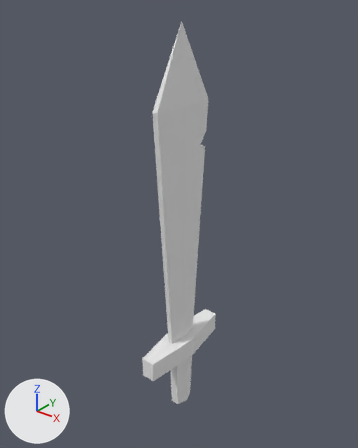
The Blender file Content/Weapons/WoodenSword/Meshes/SM_Sword_001.blend, before and after one commit.
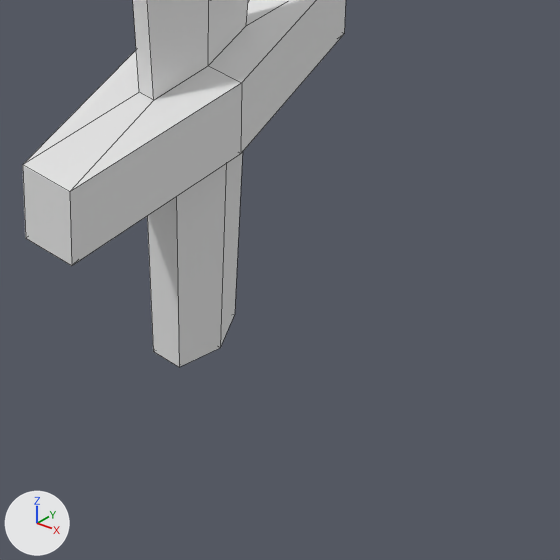
Each version is shown whole from a camera (50 mm lens) standing at (0.467, -0.591, 0.752) and looking at (-0.02, 0.018, 0.375), then close up on the part from 38% to 74% of the width and 72% to 100% of the height. Lighting does not change. The marker at lower left points along +X, +Y and +Z. The close-ups show mesh edges as thin lines.

In view in the first close-up: 'Sword'.
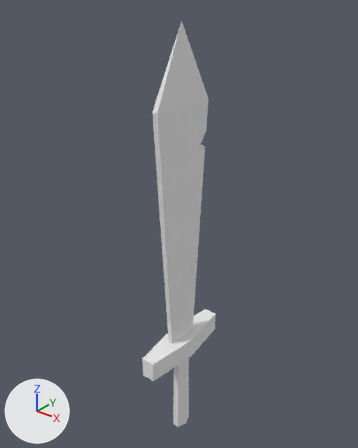
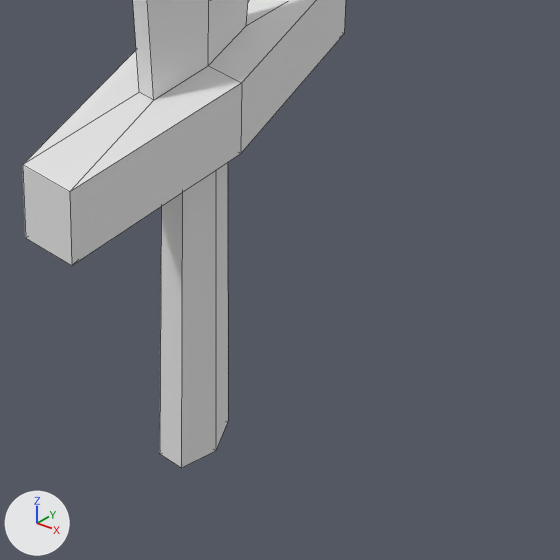
The newer file is also rescaled (x0.808), turned or shifted as a whole; pictures and numbers use the older file's frame.

What changed in the scene script:
```text
Change me_cylinder:
    where me_cylinder.from_pydata(...)  # 56 vertices, 60 faces; spans x -1.73..1.73, y -1.44..1.44, z 0.0..12.79
    used by ob_sword; location = (0.0, 0.0, 0.0); rotation_euler = (0.0, 0.0, -1.571), in degrees (0, 0, -90); scale = (0.0549, 0.0173, 0.0551)
    me_cylinder part 1
    me_cylinder.vertices[4].co: (0.44, -0.5, 2.13) -> (0.29, -0.33, 2.13)
    me_cylinder.vertices[5].co: (0.44, 0.5, 2.13) -> (0.29, 0.33, 2.13)
    me_cylinder.vertices[7].co: (0.37, -0.43, 0.0) -> (0.32, -0.37, -1.19)  # pixel (153, 351) -> pixel (159, 453)
    me_cylinder.vertices[8].co: (0.37, 0.43, 0.0) -> (0.32, 0.37, -1.19)  # pixel (179, 367) -> pixel (181, 467)
    me_cylinder.vertices[18].co: (-0.44, -0.5, 2.13) -> (-0.29, -0.33, 2.13)
    me_cylinder.vertices[19].co: (-0.44, 0.5, 2.13) -> (-0.29, 0.33, 2.13)
    me_cylinder.vertices[20].co: (-0.37, -0.43, 0.0) -> (-0.32, -0.37, -1.19)
    me_cylinder.vertices[21].co: (-0.37, 0.43, 0.0) -> (-0.32, 0.37, -1.19)  # pixel (234, 314) -> pixel (228, 420)
    me_cylinder.vertices[31].co: (0.0, -1.01, 2.13) -> (0.0, -0.66, 2.13)
    me_cylinder.vertices[32].co: (0.0, 1.01, 2.13) -> (0.0, 0.66, 2.13)
    me_cylinder.vertices[33].co: (0.0, -0.86, 0.0) -> (0.0, -0.74, -1.19)
    me_cylinder.vertices[34].co: (0.0, 0.86, 0.0) -> (0.0, 0.74, -1.19)  # pixel (220, 347) -> pixel (215, 450)
    me_cylinder.vertices[37].co: (0.0, 0.0, 0.0) -> (0.0, 0.0, -1.19)
```

What differs and where, as boxes [x1, y1, x2, y2] in the close-ups (560 x 560 px; the box of a moved part takes in the faces that stretch with it):
'Sword', reshaped
    before: [23, 0, 346, 367]
    after: [23, 0, 346, 468]
part 1 of me_cylinder, moved or reshaped
    before: [147, 152, 243, 367]
    after: [160, 163, 228, 468]
